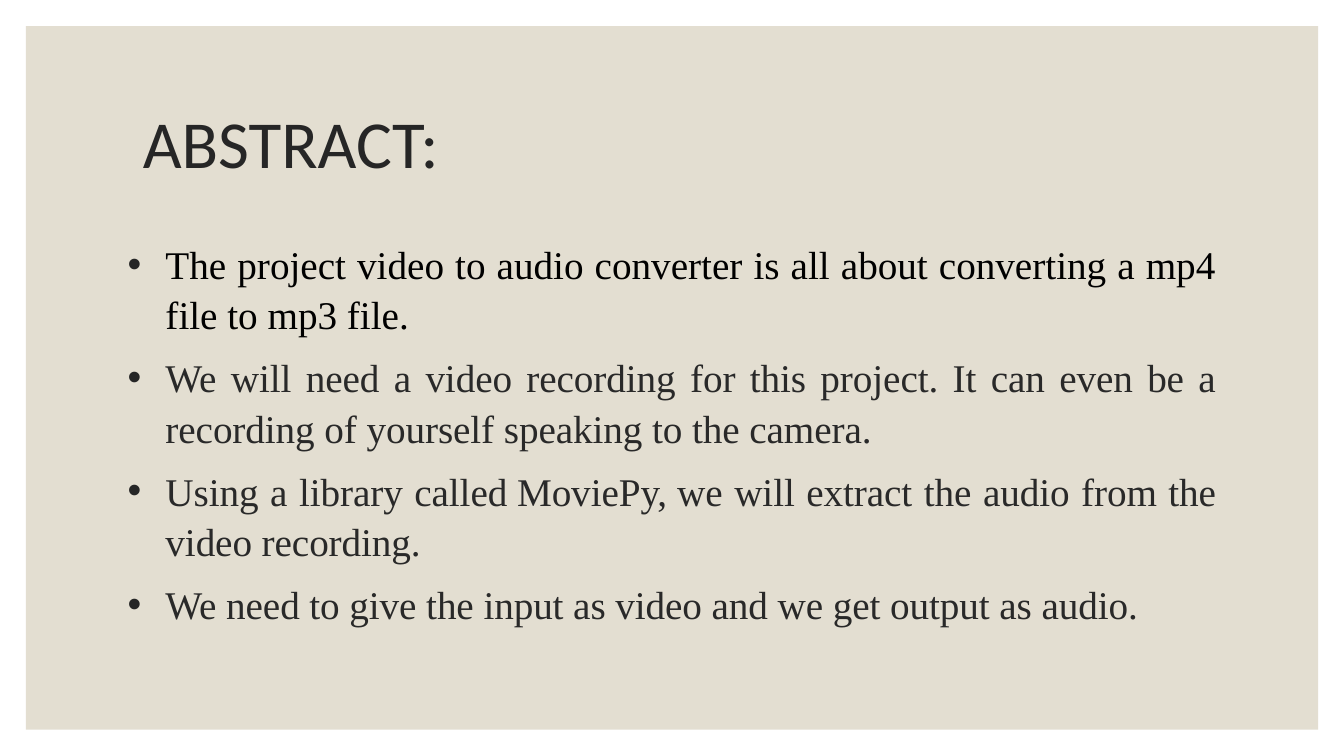
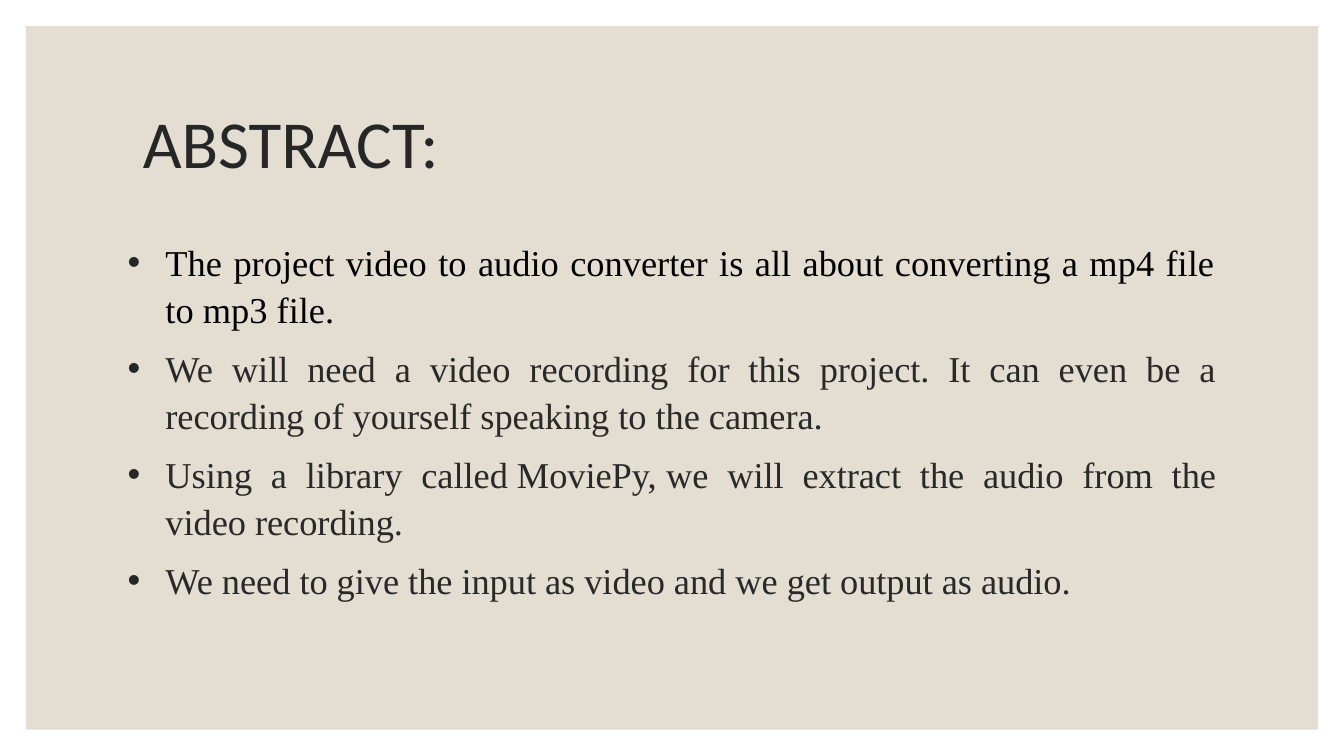
Before and after one commit to ABHRAMVIDIYALA/VIDEO_TO_AUDIO, a slide deck: slide 2 of VIDEO TO AUDIO CONVERTER.pptx. Drawn at 1344x756 pixels with LibreOffice and Linux fonts; fonts in the diff are those of the drawing. Boxes give left, top, right and bottom in pixels: in the first picture for what was removed or moved away, otherwise in the second. Text is boxed around its words. In the diff, an @@ line names an element or a change of style, - is before the commit and + after.

```diff
--- a/VIDEO TO AUDIO CONVERTER.pptx
+++ b/VIDEO TO AUDIO CONVERTER.pptx
@@ text "The project video to audio ..." at [165,250,1216,601]: size 28 to 26 pt @@
```
Also in this commit, not shown: 5 other slides changed, 9 slides added.
